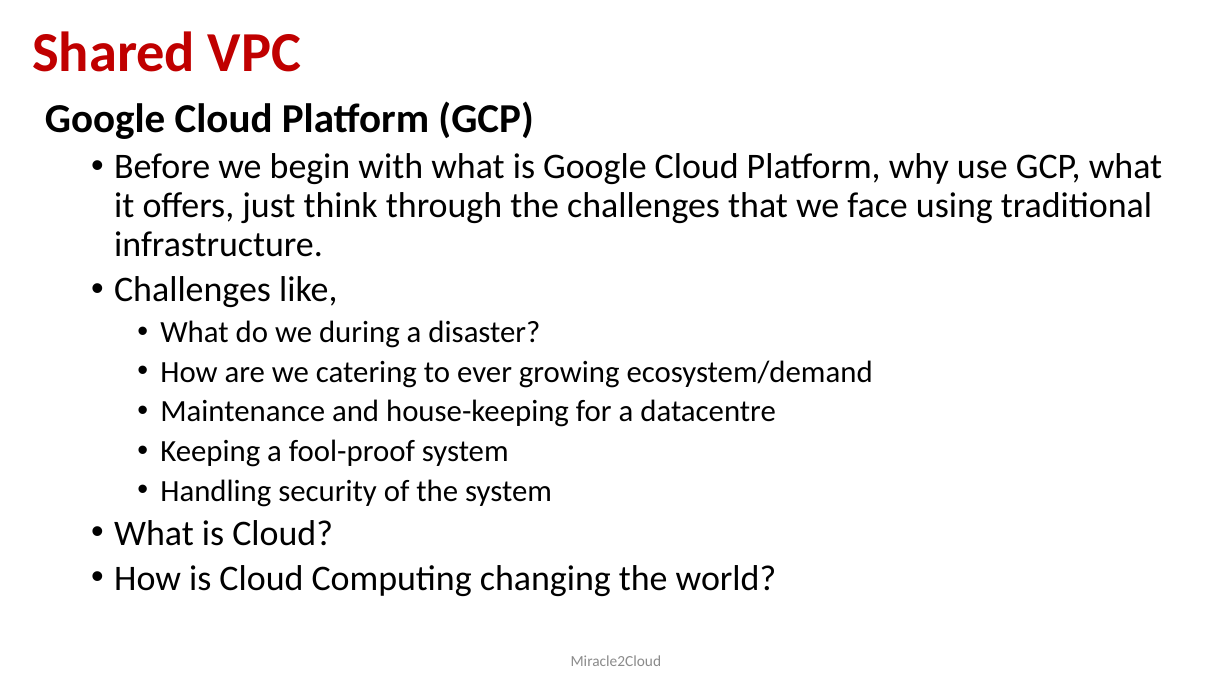
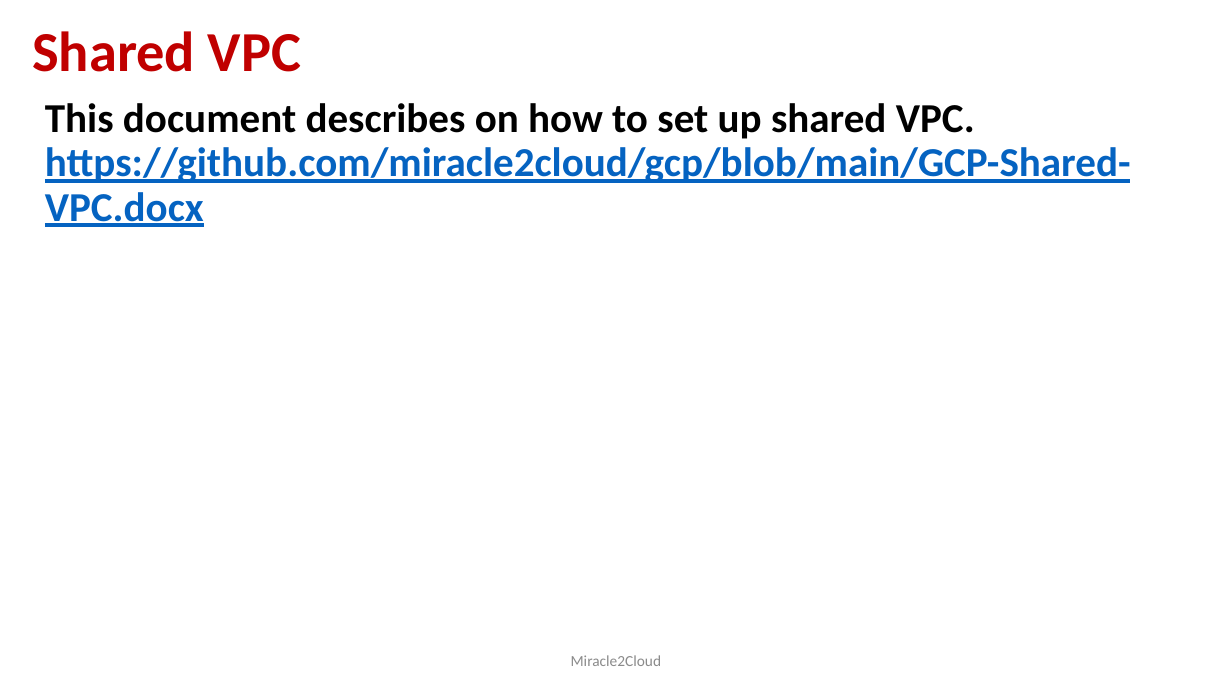
Before and after one commit to miracle2cloud/gcp, a slide deck: slide 33 of Google Cloud Platform.pptx (slide 31 before the commit). Drawn at 1232x693 pixels with LibreOffice and Linux fonts; fonts in the diff are those of the drawing. Boxes give left, top, right and bottom in pixels: in the first picture for what was removed or moved away, otherwise in the second. Text is boxed around its words. In the diff, an @@ line names an element or a change of style, - is before the commit and + after.

```diff
--- a/Google Cloud Platform.pptx
+++ b/Google Cloud Platform.pptx
@@ text at (45,103,1131,227): text changed; size 28 to 32 pt; text colour #000000 to #0563C1; bold on @@
-Google Cloud Platform (GCP)
-  • Before we begin with what is Google Cloud Platform, why use GCP, what it offers, just think through the challenges that we face using traditional infrastructure.
-  • Challenges like,
-    • What do we during a disaster?
-    • How are we catering to ever growing ecosystem/demand
-    • Maintenance and house-keeping for a datacentre
-    • Keeping a fool-proof system
-    • Handling security of the system
-  • What is Cloud?
-  • How is Cloud Computing changing the world?
+This document describes on how to set up shared VPC. https://github.com/miracle2cloud/gcp/blob/main/GCP-Shared-VPC.docx
```
Also in this commit, not shown: 5 other slides changed, 3 slides added, 2 slides removed.
